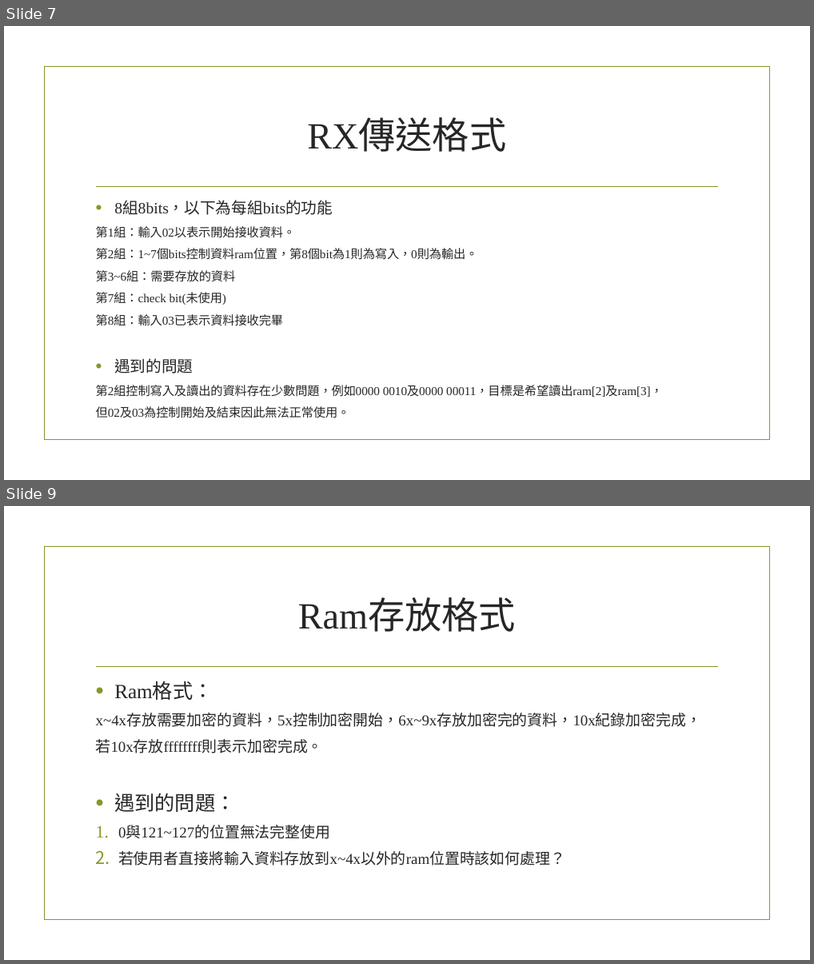
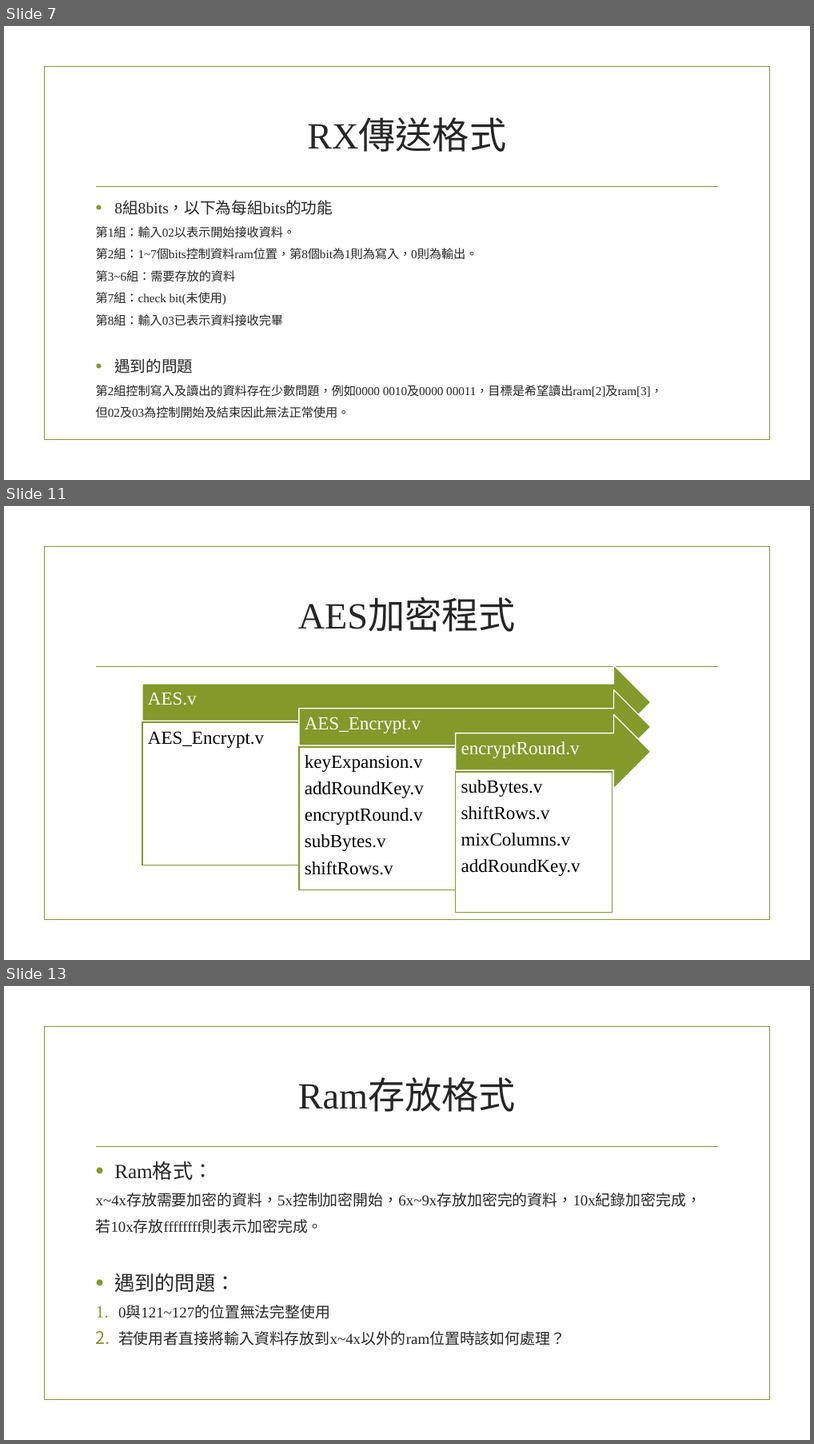
Before and after one commit to Justina0331/rs232_AES, a slide deck: rs232.pptx. Shown one above the other, each under a label of ours: slides 7 and 9 before the commit, slides 7, 11 and 13 after it; the slides between them are not shown. The pictures are 814x964 and 814x1444 pixels, drawn with LibreOffice and Linux fonts; fonts in the diff are those of the drawing; background and template pictures are left out. Boxes give left, top, right and bottom in pixels: in the first picture for what was removed or moved away, otherwise in the second. Text is boxed around its words. In the diff, an @@ line names an element or a change of style, - is before the commit and + after.

```diff
--- a/rs232.pptx
+++ b/rs232.pptx
@@ slide 11 added at (4,506,810,960), background picture (left out); not listed: 2 template elements that a slide beside it also shows @@
@@ title added at (298,600,516,632), 44 pt, text #262626 @@
+AES加密程式
@@ group added at (142,665,651,912): 6 texts, 3 right arrows, 3 rectangles @@
+AES.v
+AES_Encrypt.v
+AES_Encrypt.v
+keyExpansion.v
+addRoundKey.v
+encryptRound.v
+subBytes.v
+shiftRows.v
+encryptRound.v
+subBytes.v
+shiftRows.v
+mixColumns.v
+addRoundKey.v
@@ what was slide 9 is now slide 13 @@
```
Also in this commit, not shown: 2 slides changed, 4 other slides added.
